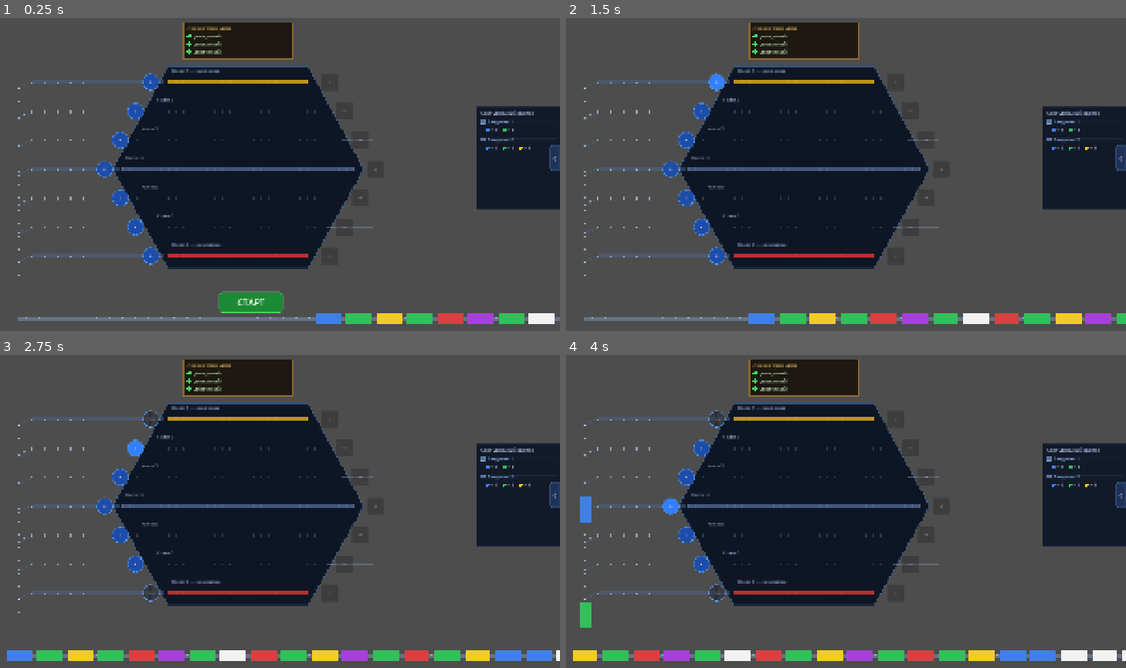
Above: before the commit, frames 1-4 (two rows, left to right).
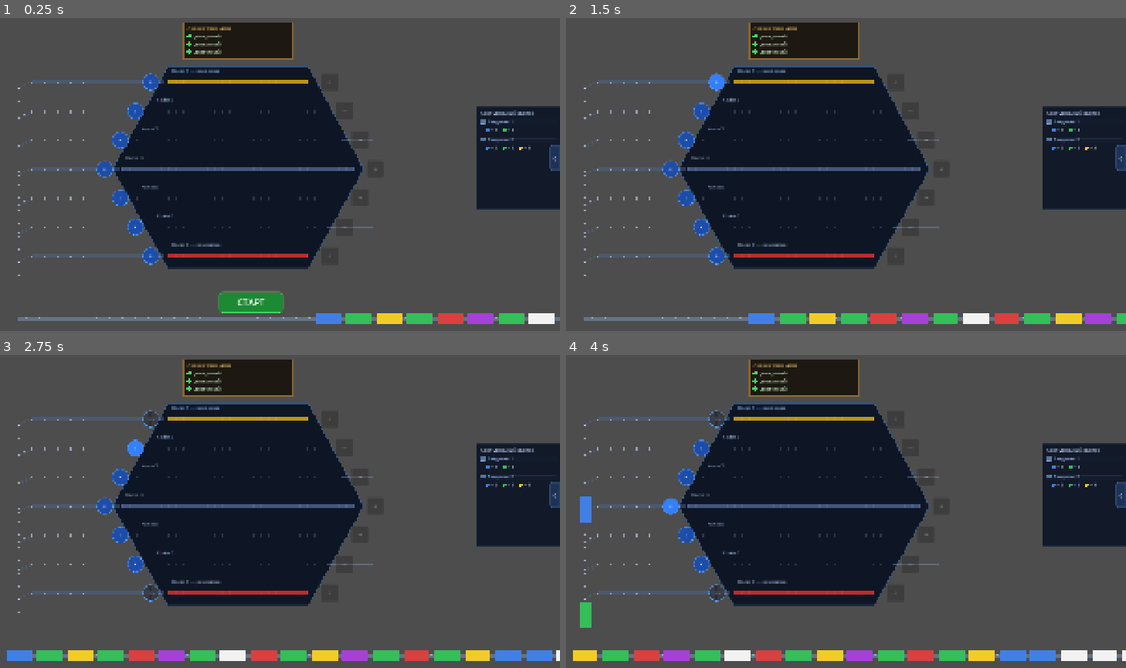
Above: after the commit, the same moments.

Repository: Fenimors99/shunting-game
Game: Godot game, scene res://scenes/GameScreen.tscn
Two runs of this game, one before a commit and one after it. Both use one fixed random seed, a clock stepped at 60 frames per second and the inputs below.
Inputs:
- Up to frame 1 (0.25 s): no input
- Up to frame 2 (1.5 s): click "СТАРТ" at 0.5 s; click "+" at 1.25 s
- Up to frame 3 (2.75 s): click "+" at 2 s
- Up to frame 4 (4 s): click "+" at 2.75 s; click "+" at 3.5 s

The runs differ from the first frame. In frame 1, less than 0.1% of the frame differs, in the area x 21-64%, y 15-80%; in frame 2, less than 0.1%; in frame 3, less than 0.1%; in frame 4, less than 0.1%.

Commit message:
refactor: replace magic numbers in hexagon layout with derived constants

Diff:
--- a/scripts/Layout.gd
+++ b/scripts/Layout.gd
@@ -16,9 +16,10 @@
 const SPEED := 440.0
 const QUEUE_START_X := 1200.0
 
-# НОВІ МІСТКОСТІ КОЛІЙ (формують шестикутник)
-const TRACK_CAPACITIES := { 1: 4, 2: 5, 3: 6, 4: 7, 5: 6, 6: 5, 7: 4 }
-const WAGON_GAP := 95.0
+# Місткості колій — симетричний шестикутник навколо центральної колії
+const TRACK_CAPACITIES   := { 1: 4, 2: 5, 3: 6, 4: 7, 5: 6, 6: 5, 7: 4 }
+const MAX_TRACK_CAPACITY := 7   # місткість центральної (найдовшої) колії
+const WAGON_GAP          := 95.0
 
 static func get_track_y(track_index: int) -> float:
 	return TRACK_TOP + (track_index - 1) * TRACK_SPACING
--- a/scripts/Station.gd
+++ b/scripts/Station.gd
@@ -34,11 +34,11 @@
 	_create_exit_buttons()
 	_create_choice_containers()
 
-# --- ДОПОМІЖНА ФУНКЦІЯ: Розрахунок меж рейок для кожної колії ---
+# Розраховує (start_x, end_x) рейок для колії відносно центральної (найдовшої).
+# Коротші колії симетрично зміщені всередину, формуючи шестикутник.
 func _get_track_bounds(track_index: int) -> Vector2:
-	var cap_diff = 7.0 - Layout.get_track_capacity(track_index)
-	var offset = (cap_diff / 2.0) * Layout.WAGON_GAP
-	# Повертає (start_x, end_x)
+	var cap_diff := float(Layout.MAX_TRACK_CAPACITY - Layout.get_track_capacity(track_index))
+	var offset   := (cap_diff / 2.0) * Layout.WAGON_GAP
 	return Vector2(Layout.STATION_LEFT + offset, Layout.STATION_RIGHT - offset)
 
 func reserve_slot(track_index: int) -> int:
@@ -82,17 +82,21 @@
 	_draw_exit_rails()
 
 func _draw_station_bg() -> void:
-	var top_y := Layout.TRACK_TOP - 50.0
+	var top_y    := Layout.TRACK_TOP - 50.0
 	var bottom_y := Layout.get_track_y(Layout.TRACK_COUNT) + 40.0
-	var mid_y := Layout.get_track_y(4)
-
-	var left_base := Layout.STATION_LEFT - 30.0
-	var right_base := Layout.STATION_RIGHT + 30.0
-
-	# Максимальне зміщення для колій з місткістю 4
-	var max_indent := 150.0
-	# Додатковий відступ для кутів, щоб зберегти паралельність
-	var corner_indent := max_indent + (40.0 * (150.0 / 255.0))
+	# Екватор шестикутника — центральна (найдовша) колія
+	var mid_y    := Layout.get_track_y((Layout.TRACK_COUNT + 1) / 2)
+
+	# Базові межі фону: трохи ширші за станцію
+	var padding    := 30.0
+	var left_base  := Layout.STATION_LEFT  - padding
+	var right_base := Layout.STATION_RIGHT + padding
+
+	# Зміщення кута = відступ до найкоротшої колії + базовий padding фону.
+	# Так кут шестикутника візуально збігається з початком крайньої колії.
+	var min_cap        := float(Layout.MAX_TRACK_CAPACITY - Layout.TRACK_CAPACITIES.values().min())
+	var track_offset   := (min_cap / 2.0) * Layout.WAGON_GAP
+	var corner_indent  := padding + track_offset
 
 	var points := PackedVector2Array([
 		Vector2(left_base + corner_indent, top_y),       # Верхній лівий кут
